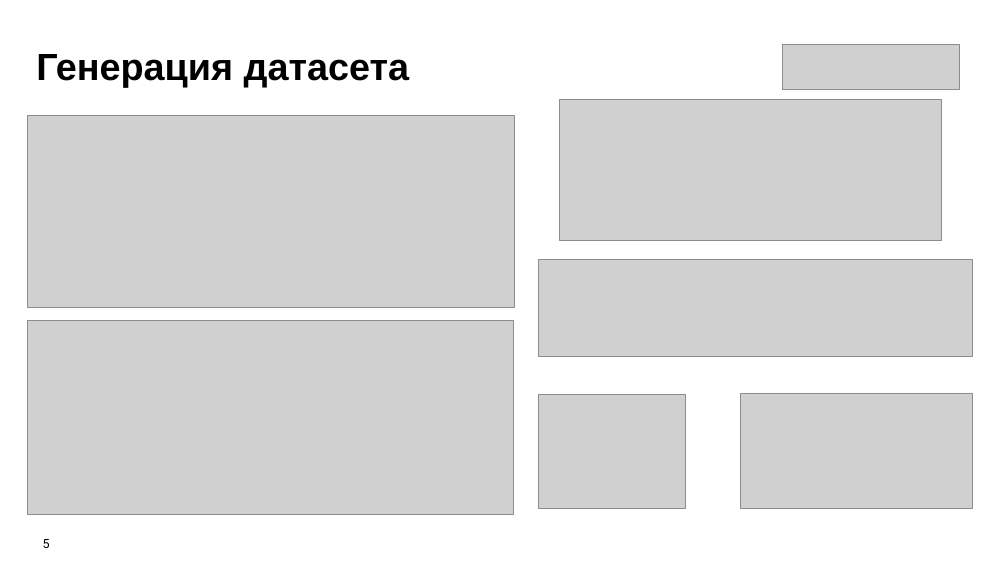
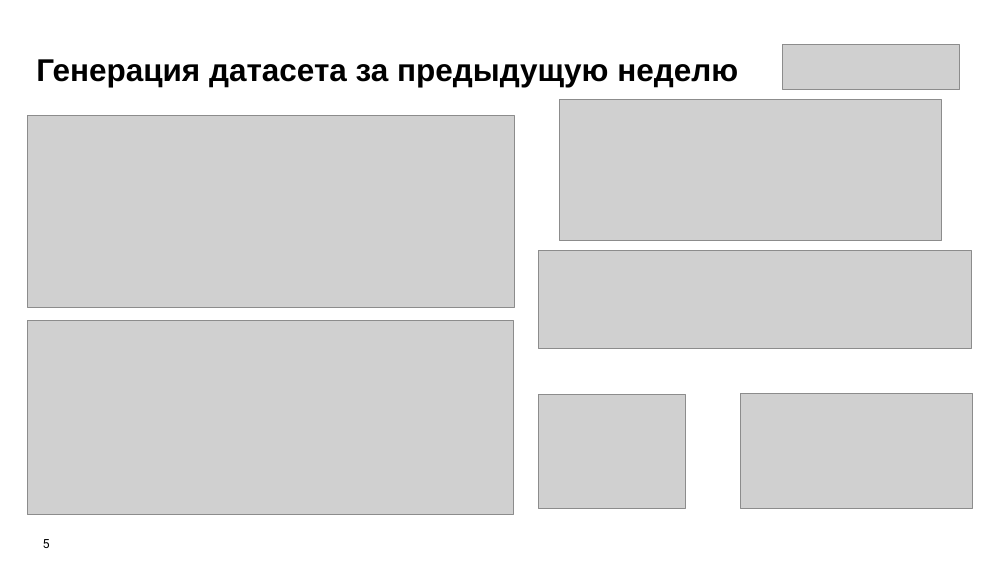
Before and after one commit to Olmeor/Data-engineer_Rostelecom_programming_school, a slide deck: slide 5 of Сertification/presentation.pptx. Drawn at 1008x567 pixels with LibreOffice and Linux fonts; fonts in the diff are those of the drawing; grey boxes stand for pictures. Boxes give left, top, right and bottom in pixels: in the first picture for what was removed or moved away, otherwise in the second. Text is boxed around its words. In the diff, an @@ line names an element or a change of style, - is before the commit and + after.

```diff
--- a/Сertification/presentation.pptx
+++ b/Сertification/presentation.pptx
@@ text at [36, 59, 738, 87]: text changed; size 36 to 30 pt @@
-Генерация датасета
+Генерация датасета за предыдущую неделю
@@ picture: place and size @@
-picture at [538, 259, 973, 357]
+picture at [538, 250, 972, 349]
```
Also in this commit, not shown: 1 other slide changed, 3 slides added.
